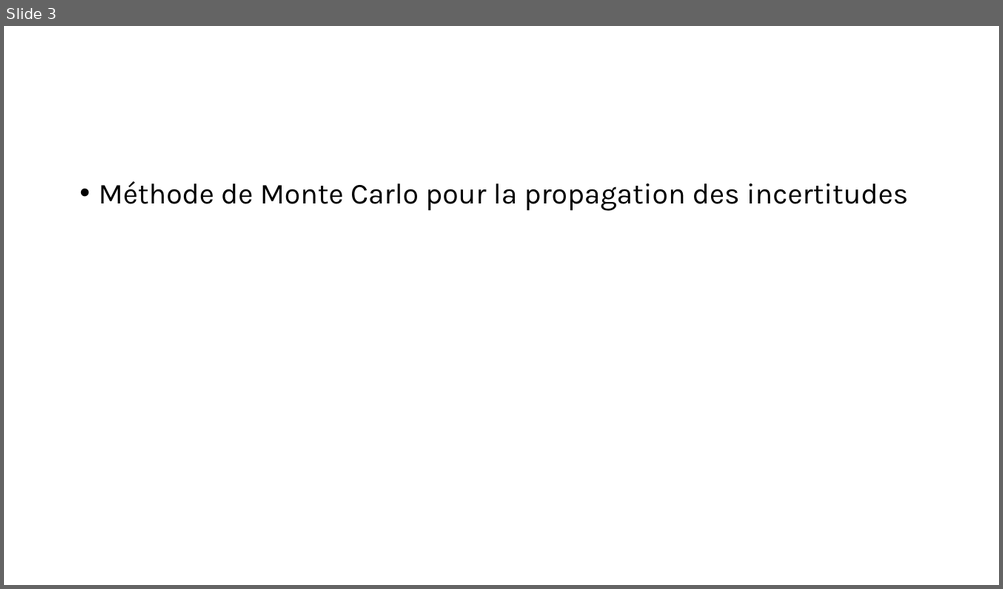
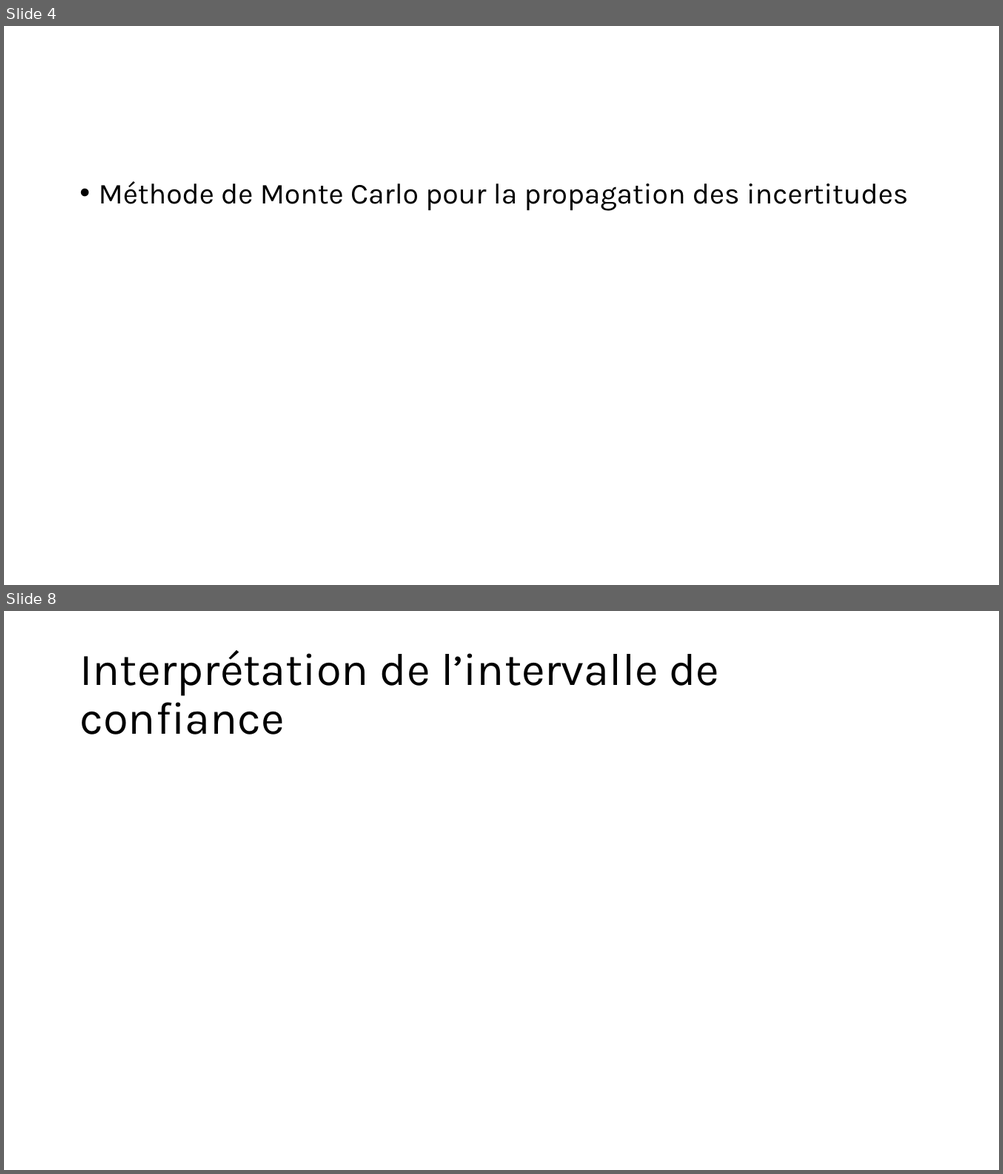
Before and after one commit to antoine-pt/MEC8211, a slide deck: MEC8211-Devoir3.pptx. Shown one above the other, each under a label of ours: slide 3 before the commit, slides 4 and 8 after it; the slides between them are not shown. The pictures are 1003x589 and 1003x1174 pixels, drawn with LibreOffice and Linux fonts; fonts in the diff are those of the drawing; grey boxes stand for pictures. Boxes give left, top, right and bottom in pixels: in the first picture for what was removed or moved away, otherwise in the second. Text is boxed around its words. In the diff, an @@ line names an element or a change of style, - is before the commit and + after.

```diff
--- a/MEC8211-Devoir3.pptx
+++ b/MEC8211-Devoir3.pptx
@@ slide 8 added at [4,611,999,1170], background #FFFFFF @@
@@ title added at [79,650,719,735], 44 pt, text #000000 @@
+Interprétation de l’intervalle de confiance
@@ what was slide 3 is now slide 4 @@
```
Also in this commit, not shown: 1 slide changed, 2 other slides added, 1 slide removed.
